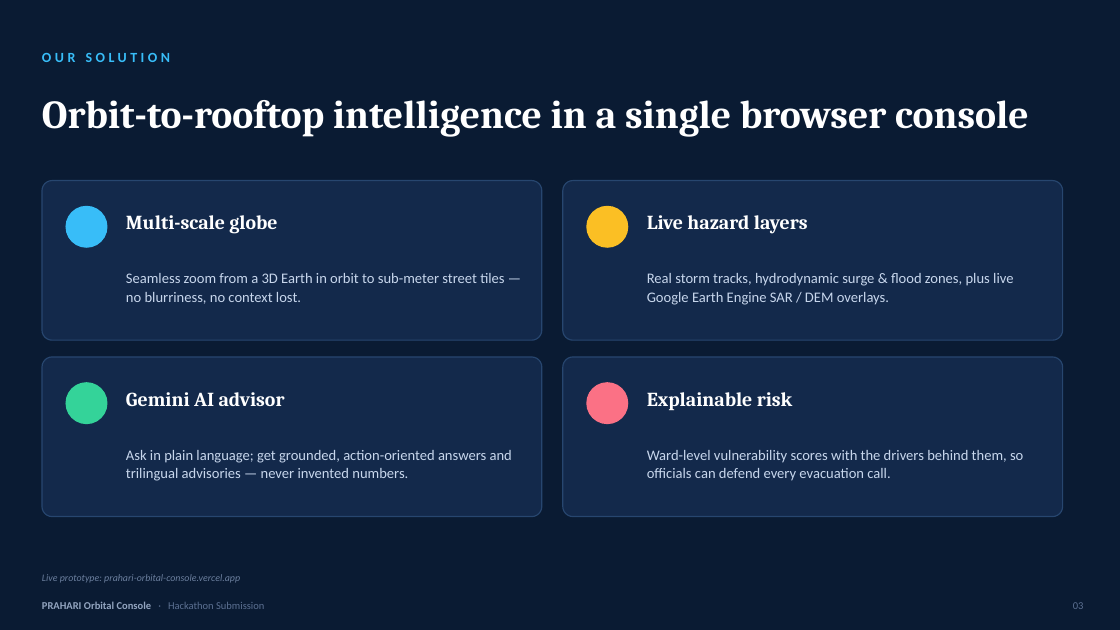
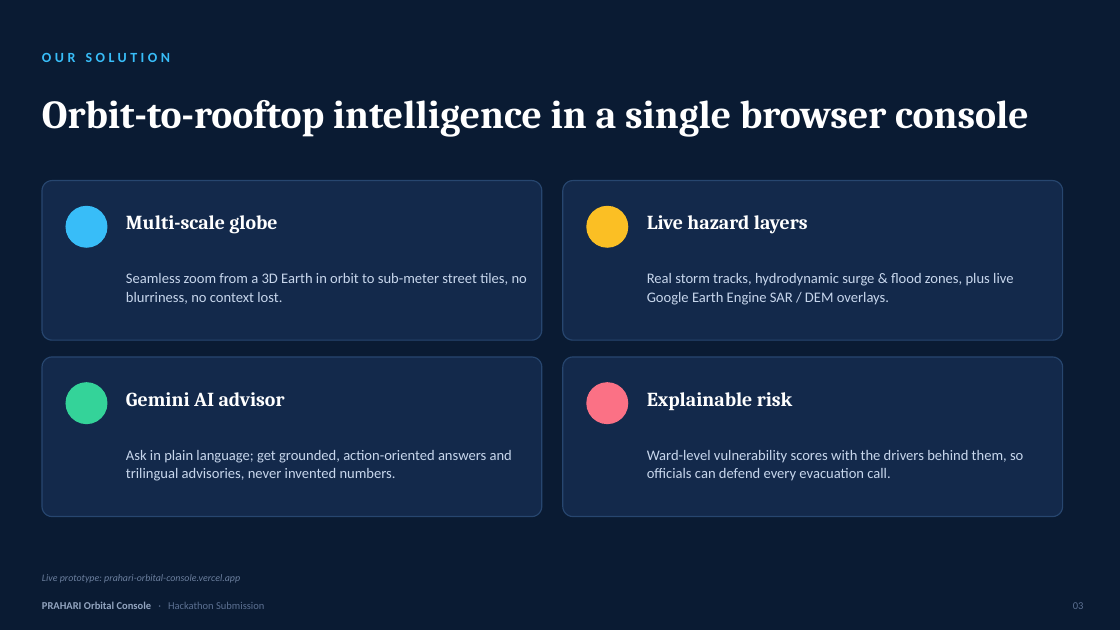
Before and after one commit to abhishek-0706/prahari-orbital-console, a slide deck: slide 3 of demo/PRAHARI_Orbital_Console.pptx. Drawn at 1120x630 pixels with LibreOffice and Linux fonts; fonts in the diff are those of the drawing. Boxes give left, top, right and bottom in pixels: in the first picture for what was removed or moved away, otherwise in the second. Text is boxed around its words. In the diff, an @@ line names an element or a change of style, - is before the commit and + after.

```diff
--- a/demo/PRAHARI_Orbital_Console.pptx
+++ b/demo/PRAHARI_Orbital_Console.pptx
@@ text at box(126, 273, 527, 304): text changed @@
-Seamless zoom from a 3D Earth in orbit to sub-meter street tiles — no blurriness, no context lost.
+Seamless zoom from a 3D Earth in orbit to sub-meter street tiles, no blurriness, no context lost.
@@ text at box(126, 450, 512, 481): text changed @@
-Ask in plain language; get grounded, action-oriented answers and trilingual advisories — never invented numbers.
+Ask in plain language; get grounded, action-oriented answers and trilingual advisories, never invented numbers.
```
Also in this commit, not shown: 10 other slides changed, 1 other file.
